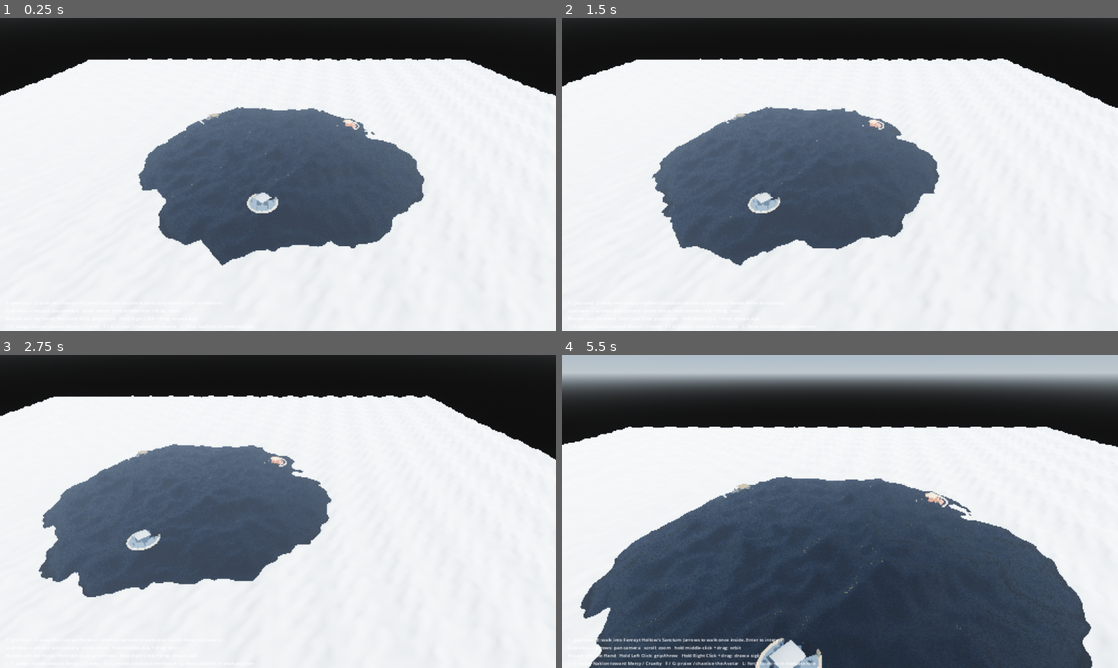
Above: before the commit, frames 1-4 (two rows, left to right).
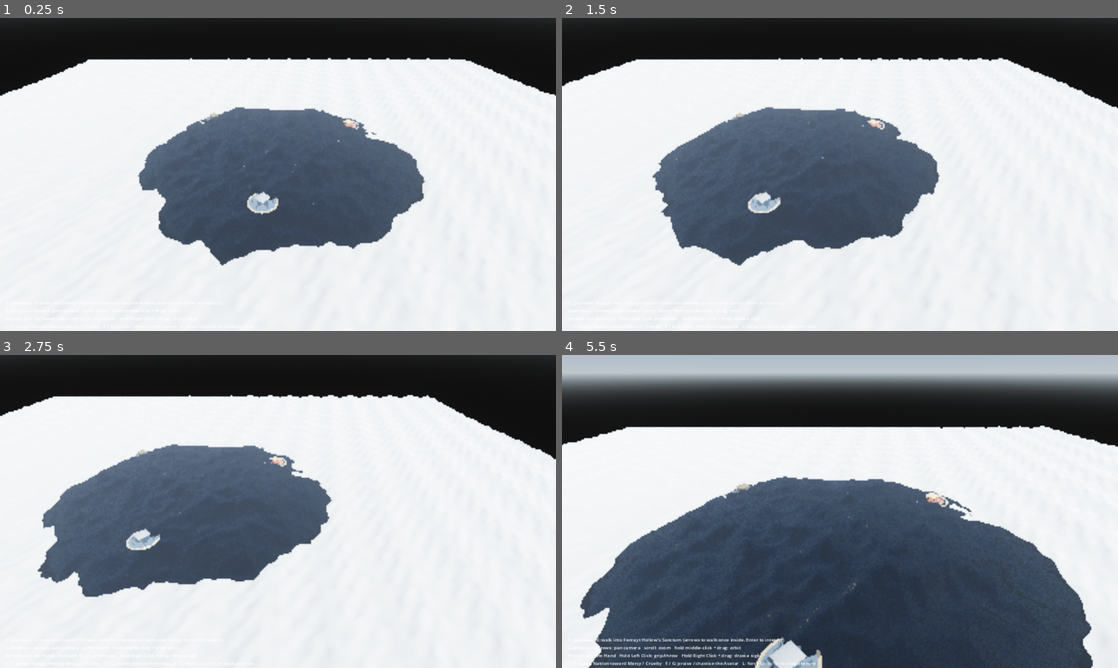
Above: after the commit, the same moments.

Repository: VolkMicro/BW
Game: Godot game, scene res://world/god_view.tscn
Two runs of this game, one before a commit and one after it. Both use one fixed random seed, a clock stepped at 60 frames per second and the inputs below.
Inputs (mouse positions are in pixels of both pictures, inside the frame that each line leads up to):
- Up to frame 1 (0.25 s): no input
- Up to frame 2 (1.5 s): tap Enter (ui_accept) at 0.5, 0.77 s; move the mouse to (962, 158) at 0.52 s; hold Right (ui_right) 0.53-1.25 s; hold G (chastise_avatar) 0.53-1.25 s; click (962, 158) at 0.67 s; drag from (728, 190) to (812, 237) at 1.27 s
- Up to frame 3 (2.75 s): move the mouse to (333, 442) at 2.02 s; hold Right (ui_right) from 2.03 s (still down); right-click (333, 442) at 2.1 s
- Up to frame 4 (5.5 s): release Right (ui_right) at 2.75 s; drag from (812, 574) to (673, 464) at 2.77 s; move the mouse to (1006, 558) at 3.52 s; hold Left (ui_left) 3.53-4.25 s; hold Space 3.53-4.25 s; tap Enter (ui_accept) at 3.77 s; drag from (673, 464) to (756, 433) at 4.27 s; move the mouse to (867, 511) at 5.02 s; hold Down (ui_down) from 5.03 s (still down); tap 2 at 5.1 s; click (867, 511) at 5.17 s

The runs differ from the first frame. In frame 1, 0.8% of the frame differs, in the area x 0-100%, y 12-79%; in frame 2, 0.8%; in frame 3, 0.8%; in frame 4, 1.0%, in the area x 0-100%, y 22-100%.

Commit message:
Disable SDFGI/volumetric fog outright for confirmed integrated-GPU hardware
Round one (quality-tier tuning) wasn't enough: confirmed the tester's
machine is integrated Intel graphics only, no discrete GPU. Integrated
graphics are specifically bad at exactly the two techniques this project
leaned on hardest (SDFGI's real-time voxel GI, volumetric fog's raymarched
froxel grid) — reducing their quality knobs doesn't fix that, only
disabling them does.

- environment/world_environment.tres: sdfgi_enabled, volumetric_fog_enabled,
  ssao_enabled all false. Bumped ambient_light_energy 1.0->1.6 to
  compensate for the lost GI bounce fill light (sky ambient is now the
  only fill light). fog_enabled (flat depth-based blend, not raymarched)
  stays on for cheap atmosphere.
- project.godot: shadow quality/size cut further, resolution scale down
  to 0.5.

Documented in docs/systems/performance_notes.md, including why switching
renderer/rendering_method to "mobile" (the bigger, likely-more-effective
lever) was deliberately not attempted this round — this sandbox can't
verify custom shader compatibility (ocean.gdshader's screen/depth texture
reads) against that renderer without real hardware.

Co-Authored-By: Claude Sonnet 5 <noreply@anthropic.com>

Diff:
--- a/environment/world_environment.tres
+++ b/environment/world_environment.tres
@@ -14,7 +14,12 @@
 background_mode = 2
 sky = SubResource("Sky_1")
 ambient_light_source = 2
-ambient_light_energy = 1.0
+; Bumped from 1.0: with sdfgi_enabled=false (see the perf note below),
+; there is no dynamic bounce light filling in shadowed/underside surfaces
+; any more — sky-driven ambient is now the only fill light, so it needs to
+; carry more of that load or the world reads flat/dark. Tune down if a
+; real low-end run shows it blowing out highlights instead.
+ambient_light_energy = 1.6
 reflected_light_source = 2
 tonemap_mode = 3
 tonemap_exposure = 1.0
@@ -26,17 +31,20 @@
 glow_bloom = 0.05
 glow_blend_mode = 2
 glow_hdr_threshold = 1.1
-ssao_enabled = true
-ssao_radius = 1.5
-ssao_intensity = 1.6
+; Confirmed on real hardware (integrated Intel graphics only, no discrete
+; GPU): even at reduced quality, SDFGI (real-time 3D voxel GI) and
+; volumetric fog (raymarched froxel fog) are two of the most expensive
+; Forward+ features to exist, and integrated GPUs (shared memory
+; bandwidth, far fewer compute units than any discrete card) are
+; specifically bad at exactly this kind of work — reducing cascades/
+; density was not enough. Disabled outright rather than tuned further.
+; ambient_light_source=2 (sky-driven ambient) below still lights
+; everything without SDFGI's dynamic bounce; fog_enabled (a flat
+; depth-based blend, not raymarched) stays on for cheap atmosphere.
+ssao_enabled = false
 ssil_enabled = false
-sdfgi_enabled = true
-sdfgi_cascades = 4
-sdfgi_min_cell_size = 0.4
-volumetric_fog_enabled = true
-volumetric_fog_density = 0.015
-volumetric_fog_albedo = Color(0.9, 0.92, 0.95, 1)
-volumetric_fog_gi_inject = 0.6
+sdfgi_enabled = false
+volumetric_fog_enabled = false
 fog_enabled = true
 fog_light_color = Color(0.639, 0.702, 0.784, 1)
 fog_density = 0.0008
--- a/project.godot
+++ b/project.godot
@@ -43,22 +43,32 @@
 ; specified (resolution scale, then GI, then fog, then shadows) rather
 ; than as a guess — cutting draw distance/crowd counts was deliberately
 ; left as the last resort, per that doc, and isn't needed yet.
+; Confirmed hardware for the report this second round of cuts responds to:
+; integrated Intel graphics only, no discrete GPU. SDFGI/volumetric fog
+; were disabled outright in environment/world_environment.tres (quality
+; tuning wasn't enough); the settings below push the remaining Forward+
+; cost down further for the same reason. Still on the Forward+ renderer,
+; not the Mobile one — switching renderer methods would touch custom
+; shader compatibility (screen_texture/depth_texture reads in
+; world/ocean/ocean.gdshader) this sandbox has no way to verify without
+; real hardware, so that's flagged as a bigger, riskier follow-up rather
+; than attempted blind.
 anti_aliasing/quality/msaa_3d=0
 anti_aliasing/quality/screen_space_aa=1
 anti_aliasing/quality/use_taa=true
 occlusion_culling/use_occlusion_culling=true
-lights_and_shadows/positional_shadow/soft_shadow_filter_quality=1
-lights_and_shadows/directional_shadow/soft_shadow_filter_quality=1
-lights_and_shadows/directional_shadow/size=2048
+lights_and_shadows/positional_shadow/soft_shadow_filter_quality=0
+lights_and_shadows/directional_shadow/soft_shadow_filter_quality=0
+lights_and_shadows/directional_shadow/size=1024
 global_illumination/gi/use_half_resolution=true
-environment/ssao/quality=1
-environment/ssil/quality=1
+environment/ssao/quality=0
+environment/ssil/quality=0
 environment/glow/upscale_mode=1
 environment/volumetric_fog/use_filter=0
 textures/decals/filter=3
 textures/light_projectors/filter=3
 scaling_3d/mode=2
-scaling_3d/scale=0.65
+scaling_3d/scale=0.5
 scaling_3d/fsr_sharpness=0.2
 
 [physics]
Not shown, changed: docs/systems/performance_notes.md
